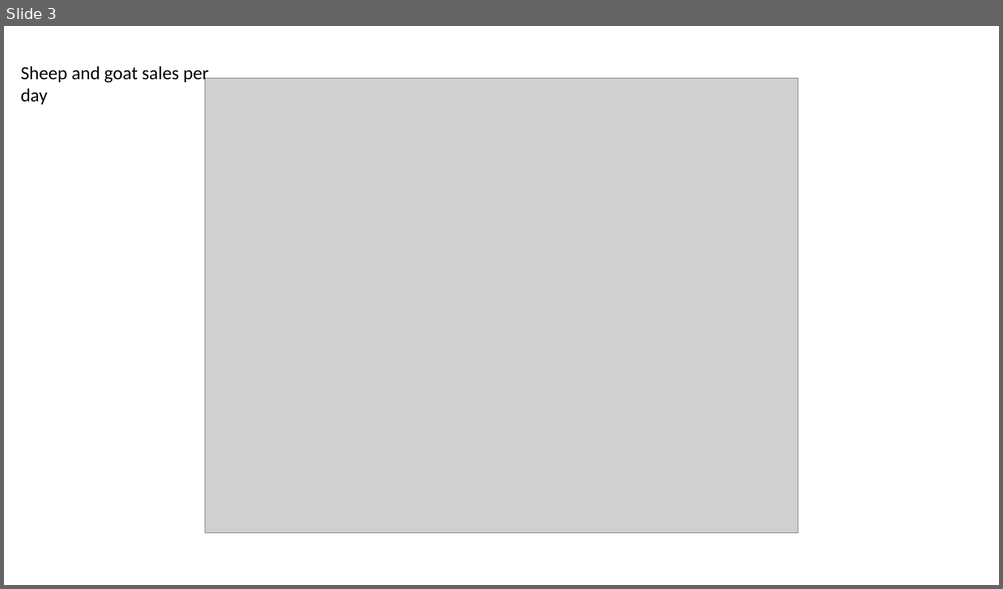
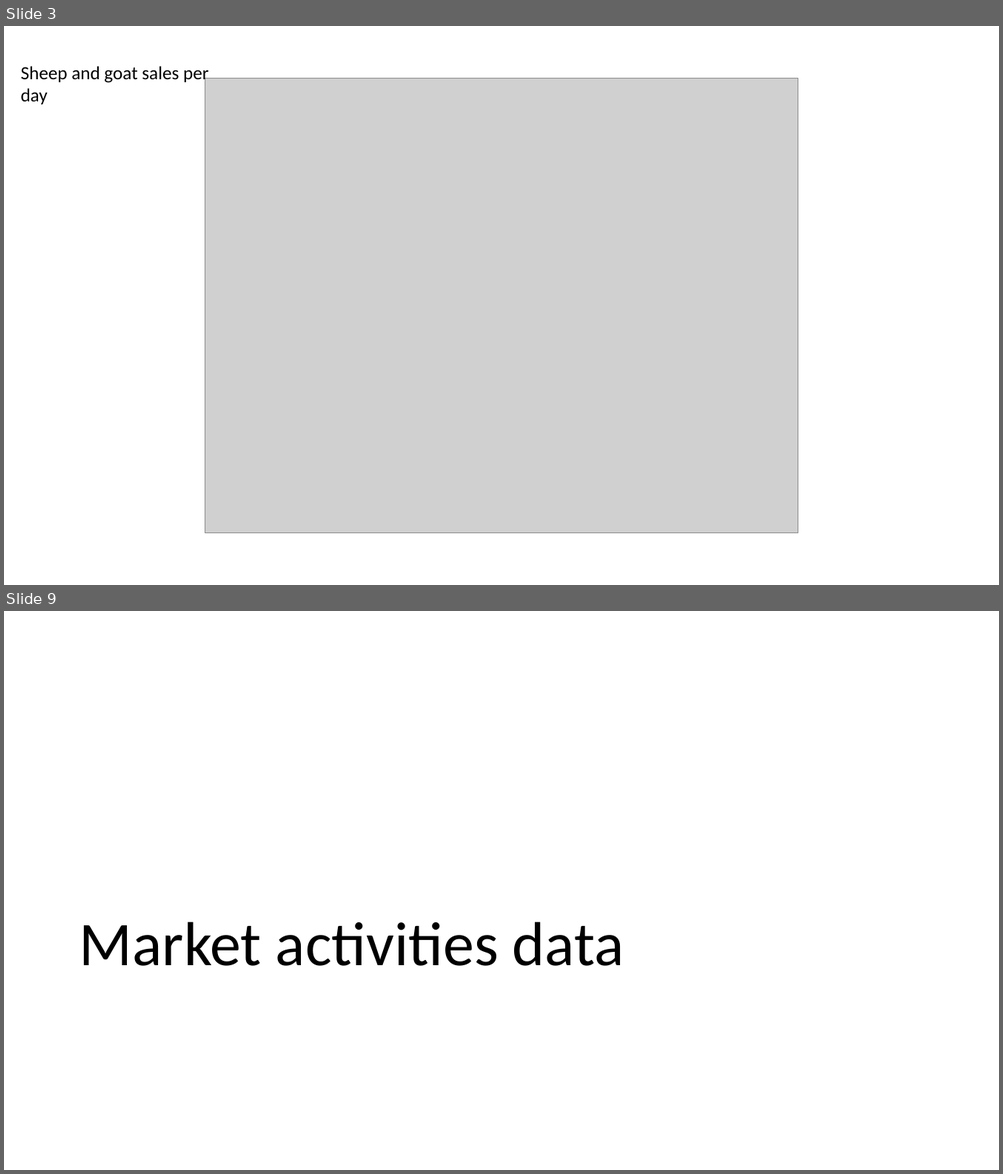
Before and after one commit to BethSavagar/Tanzania_markets, a slide deck: results-presentations/markets-descriptive-analysis.pptx. Shown one above the other, each under a label of ours: slide 3 before the commit, slides 3 and 9 after it; the slides between them are not shown. The pictures are 1003x589 and 1003x1174 pixels, drawn with LibreOffice and Linux fonts; fonts in the diff are those of the drawing; grey boxes stand for pictures. Boxes give left, top, right and bottom in pixels: in the first picture for what was removed or moved away, otherwise in the second. Text is boxed around its words. In the diff, an @@ line names an element or a change of style, - is before the commit and + after.

Commit message:
developing descriptive analysis of market data

```diff
--- a/results-presentations/markets-descriptive-analysis.pptx
+++ b/results-presentations/markets-descriptive-analysis.pptx
@@ slide 9 added at [4, 611, 999, 1170], background #FFFFFF @@
@@ title added at [79, 922, 624, 966], 60 pt, text #000000 @@
+Market activities data
```
Also in this commit, not shown: 9 other slides added, 54 other files.
